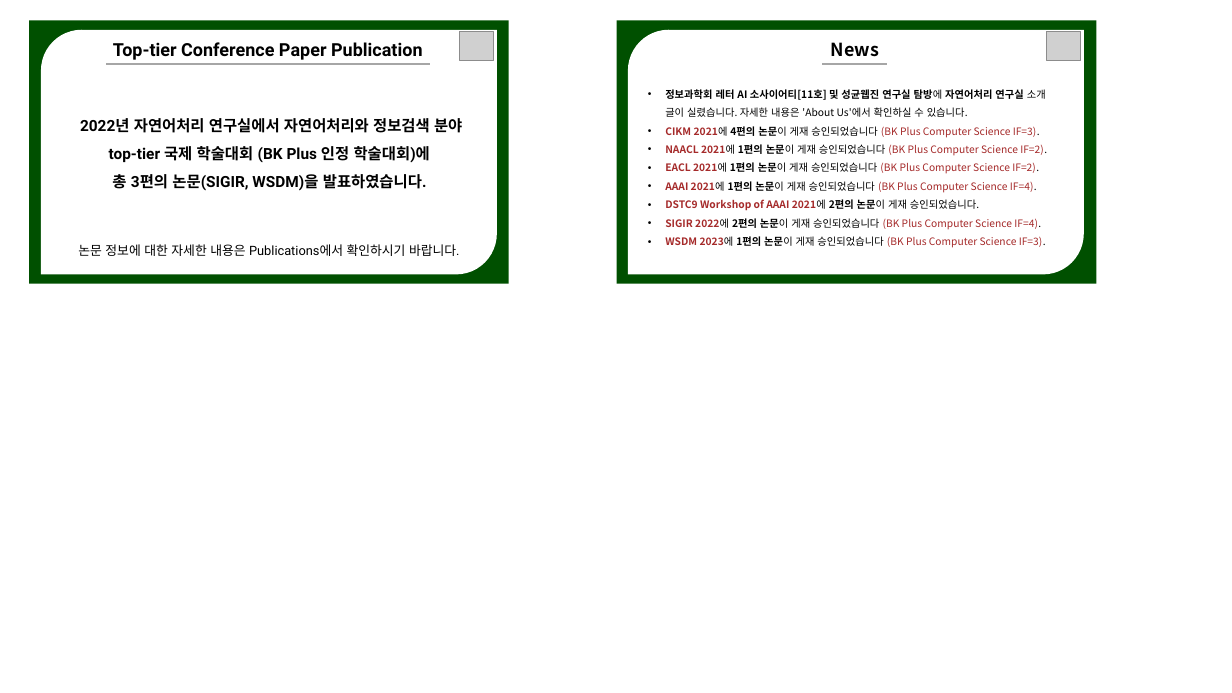
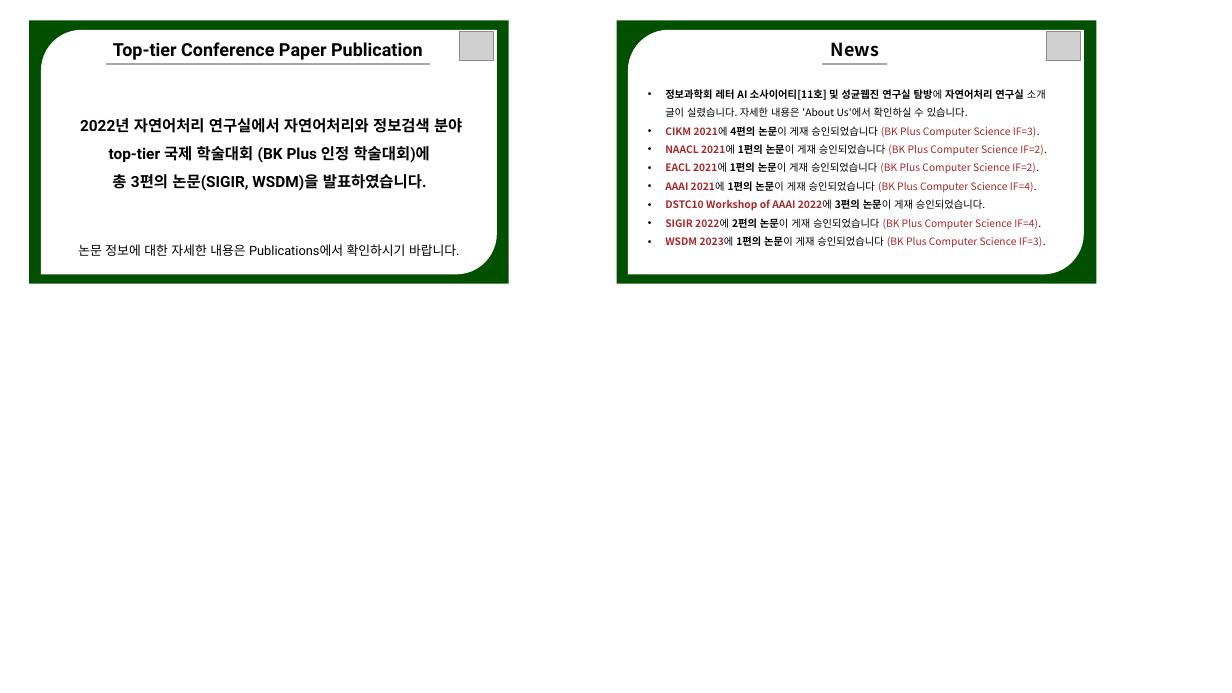
Before and after one commit to NLPlab-skku/NLPlab-skku.github.io, a slide deck: slide 2 of assets/img/notice_panel-1.pptx. Drawn at 1232x693 pixels with LibreOffice and Linux fonts; fonts in the diff are those of the drawing; grey boxes stand for pictures. Boxes give left, top, right and bottom in pixels: in the first picture for what was removed or moved away, otherwise in the second. Text is boxed around its words. In the diff, an @@ line names an element or a change of style, - is before the commit and + after.

```diff
--- a/assets/img/notice_panel-1.pptx
+++ b/assets/img/notice_panel-1.pptx
@@ text at (x1=665, y1=199, x2=985, y2=211): text changed @@
-• DSTC9 Workshop of AAAI 2021에 2편의 논문이 게재 승인되었습니다.
+• DSTC10 Workshop of AAAI 2022에 3편의 논문이 게재 승인되었습니다.
```
Also in this commit, not shown: 1 other slide changed, 2 other files.
